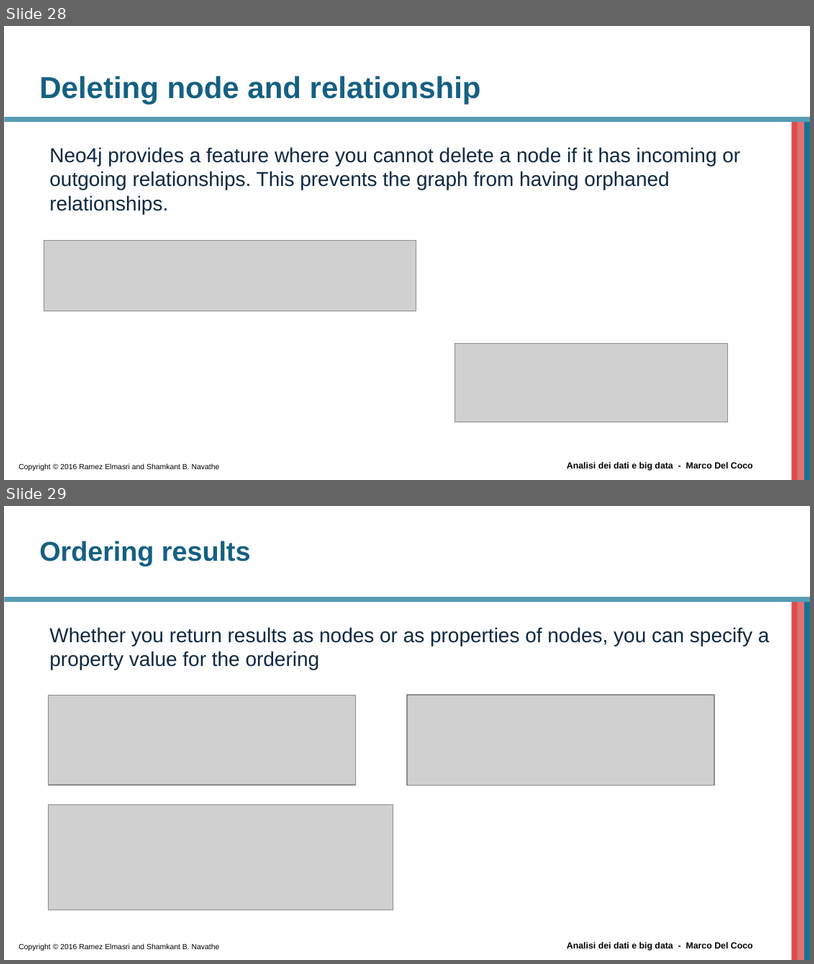
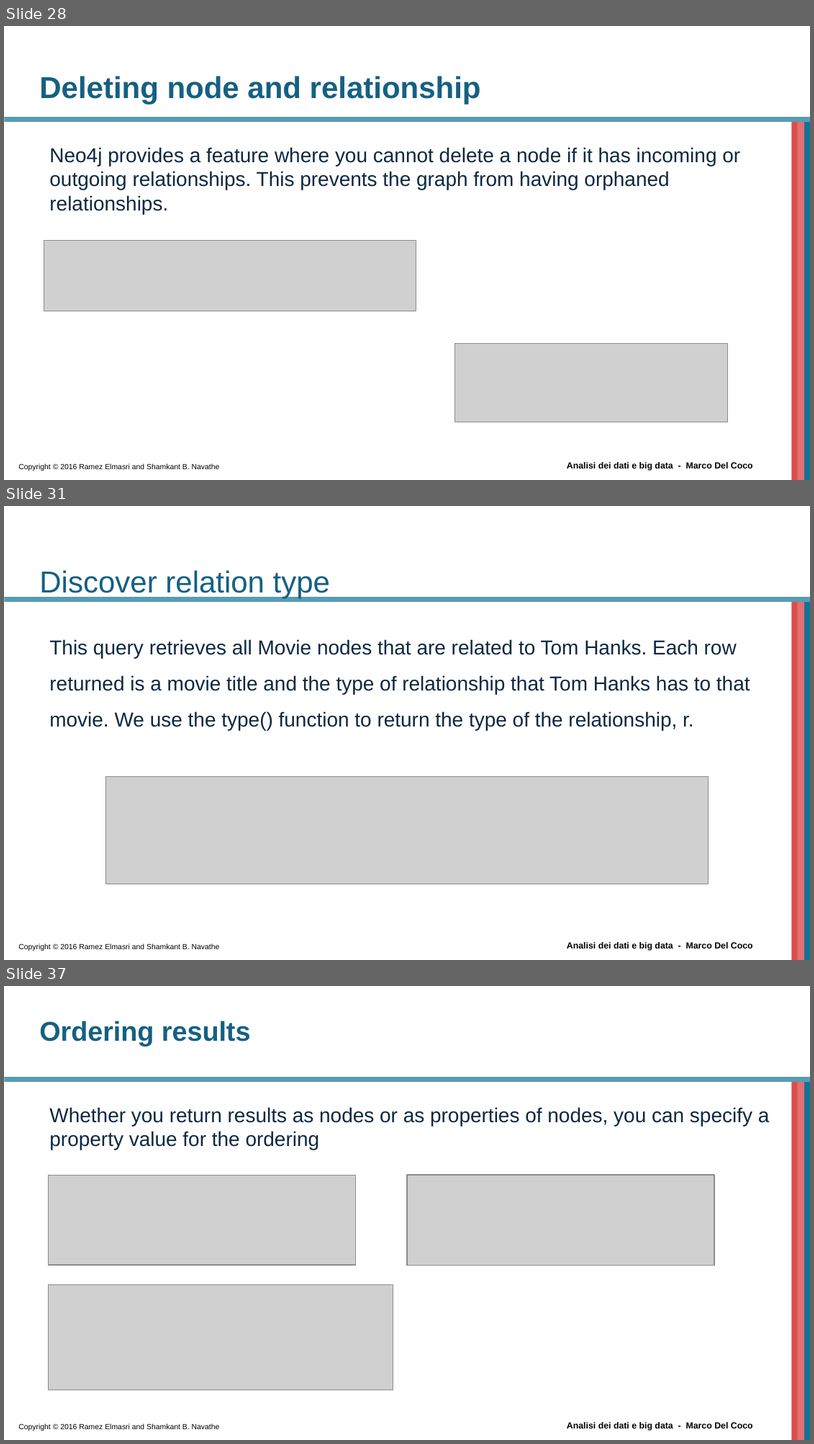
Before and after one commit to beppe2hd/AnalisiDati_BigData, a slide deck: materials/Introduction to Cypher.pptx. Shown one above the other, each under a label of ours: slides 28 and 29 before the commit, slides 28, 31 and 37 after it; the slides between them are not shown. The pictures are 814x964 and 814x1444 pixels, drawn with LibreOffice and Linux fonts; fonts in the diff are those of the drawing; grey boxes stand for pictures; background and template pictures are left out. Boxes give left, top, right and bottom in pixels: in the first picture for what was removed or moved away, otherwise in the second. Text is boxed around its words. In the diff, an @@ line names an element or a change of style, - is before the commit and + after.

```diff
--- a/materials/Introduction to Cypher.pptx
+++ b/materials/Introduction to Cypher.pptx
@@ slide 31 added at [4,506,810,960], background #FFFFFF; not listed: 6 template elements that a slide beside it also shows @@
@@ title added at [39,570,330,599], 27 pt, text #156082 @@
+Discover relation type
@@ text added at [49,639,751,731], 18 pt, text #0E2841 @@
+This query retrieves all Movie nodes that are related to Tom Hanks. Each row returned is a movie title and the type of relationship that Tom Hanks has to that movie. We use the type() function to return the type of the relationship, r.
@@ picture added at [106,776,708,883] @@
@@ what was slide 29 is now slide 37 @@
```
Also in this commit, not shown: 7 other slides added, 1 other file.
